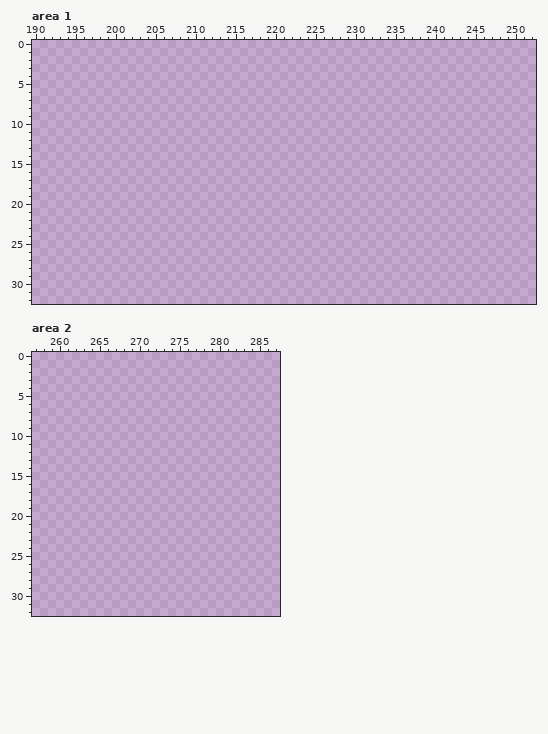
Pixel-art file, stored at Content/texture_atlas.aseprite. Above: the version before the commit.
512x512 pixels, 1 frame. Colours within 5 levels of each other are drawn and written as one. Shown: area 1: x 190..252, y 0..32; area 2: x 257..287, y 0..32. The commit also changed other parts of the picture, which this record leaves out.
Palette (. is transparent): 
After the commit:
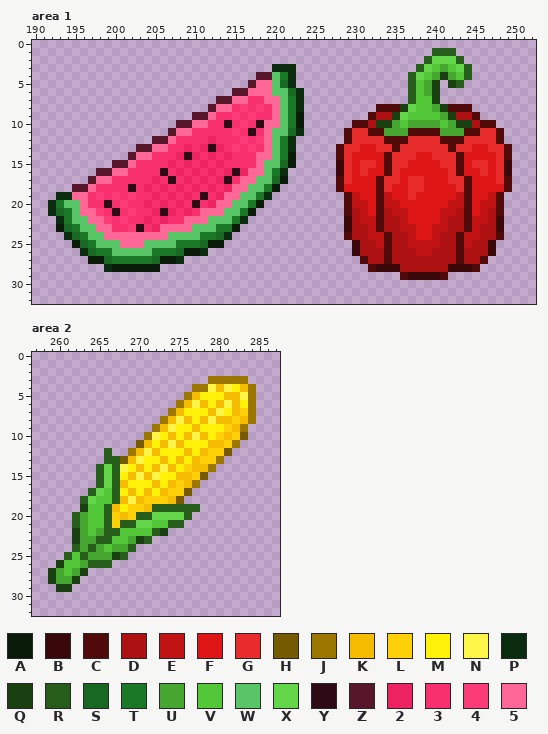
Colours new in this view: A #0a1c09  B #3a0808  C #500a0a  D #ae1111  E #c11313  F #de1616  G #e82b2b  H #765a00  J #9b7700  K #f5bb00  L #ffd008  M #fff108  N #fff548  P #0a2b0e  Q #1a4012  R #265d1a  S #186722  T #1a7826  U #45a630  V #52c838  W #58c666  X #63d749  Y #2d0a15  Z #58162a  2 #ed2261  3 #f9306e  4 #fb3c76  5 #ff6896
The exact change:
Changed rows in their new state; - is an unchanged pixel.
Area 1:
first column x 192:
 1 ------------------------------------------------RRR-------
 2 -----------------------------------------------RXXXR------
 3 ----------------------------PPP---------------RXVUVXR-----
 4 --------------------------ZZWTP--------------RXVUQUVR-----
 5 -------------------------Z55WSP--------------RVUQ-QR------
 6 -----------------------ZZ555WWSP-------------RVUQ---------
 7 ---------------------ZZ553355WTP-------------RVVQ---------
 8 --------------------Z55343435WTP---------CCCQXVVUQCCC-----
 9 ------------------ZZ533434335WTA--------CDDQXVVVVUQDDC----
10 ----------------ZZ5533Y343Y55WTA------CCDQQUVUUUUVUQQDCC--
11 ---------------Z553333343Y35WWSP-----CGGCCUUUCCCCUUUCCGGC-
12 -------------ZZ5333323334345WTP------CGGGGCCCGGGGCCCGGGGC-
13 -----------ZZ5533232Y2343435WTP-----CGGFFGGCGGGGGGCGGFFGGC
14 ----------Z553332Y2323233355WTA-----CGFFFFCGGGFFGGGCFFFFGC
15 --------ZZ53333232323233335WWSA-----BGFGGFCGGFFFFGGCFGGFGB
16 ------ZZ553333Y32323232Y255WTP------BGFGFFCGFFFFFFGCFFGFGB
17 -----Z553333323Y323232Y355WWSA------CGFFFCGGFGGFFFGGCFFFGC
18 ---ZZ53333Y32323232323255WWTA-------CFFFFCGFFGGFFFFGCFFFFC
19 -PP5534343433232323Y3255WWTP---------CEFFCEFFGFFFFFECFFEC-
20 PTWW533Y3433232323Y3255WWTA----------CEEFCEEFFFFFFEECFEEC-
21 PSTW5543Y34332Y2323555WWTA-----------CDEFCDEEFFFFEEDCFEDC-
22 -PTWW554343323233555WWWTP------------BDEECDDEFFFFEDDCEEDB-
23 -ASTWW55334Y325555WWWTTA-------------BDDECDDEEFFEEDDCEDDB-
24 --PSTWW55555555WWWWTTSP--------------CDDEECDDEFFEDDCEEDDC-
25 ---ASTWWW555WWWWTTTSAA----------------BDDECDDEEEEDDCEDDB--
26 ----PSTTWWWWWTTTSAAP------------------BDDDCDDDEEDDDCDDDB--
27 -----AASTTTTTSAAP----------------------CDDCDDDDDDDDCDDC---
28 -------PAAAAAA--------------------------CBBBDDDDDDBBBC----
29 --------------------------------------------CBBBBC--------
Area 2:
first column x 259:
 3 --------------------JJJJJ-
 4 ------------------JJNKNMKJ
 5 -----------------JKMMMKKNJ
 6 ----------------JKNKMKNKMJ
 7 ---------------JKMMMKNMKLJ
 8 --------------JKNKMKNKKLKJ
 9 -------------JKNMMKMMMLKJ-
10 ------------JNMKMKNKMLKLH-
11 -----------HKMKNKMMMKKLJ--
12 -------R--JKNKMMMKMKLLH---
13 -------RRHKNMMKMKMKLLJ----
14 ------RXRNMKMKNKMLKKJ-----
15 ------RXRMKNKNMMKKLH------
16 ------RXRKMMMKMKLKJ-------
17 -----RXVRMKMKMKLLH--------
18 ----RXVVRKNKLLLKH---------
19 ----QVVRKMLLKRRRRRR-------
20 ---RUVVRLKLRRXXXXR--------
21 ---RUVVRLRRXXVVRR---------
22 ---QUVURRVVVVRQ-----------
23 ---QUURRVVUQR-------------
24 ---RURUVUUR---------------
25 --RVRUUUQR----------------
26 -QVVURRR------------------
27 QUVUQ---------------------
28 QUUQ----------------------
29 -QQ-----------------------
